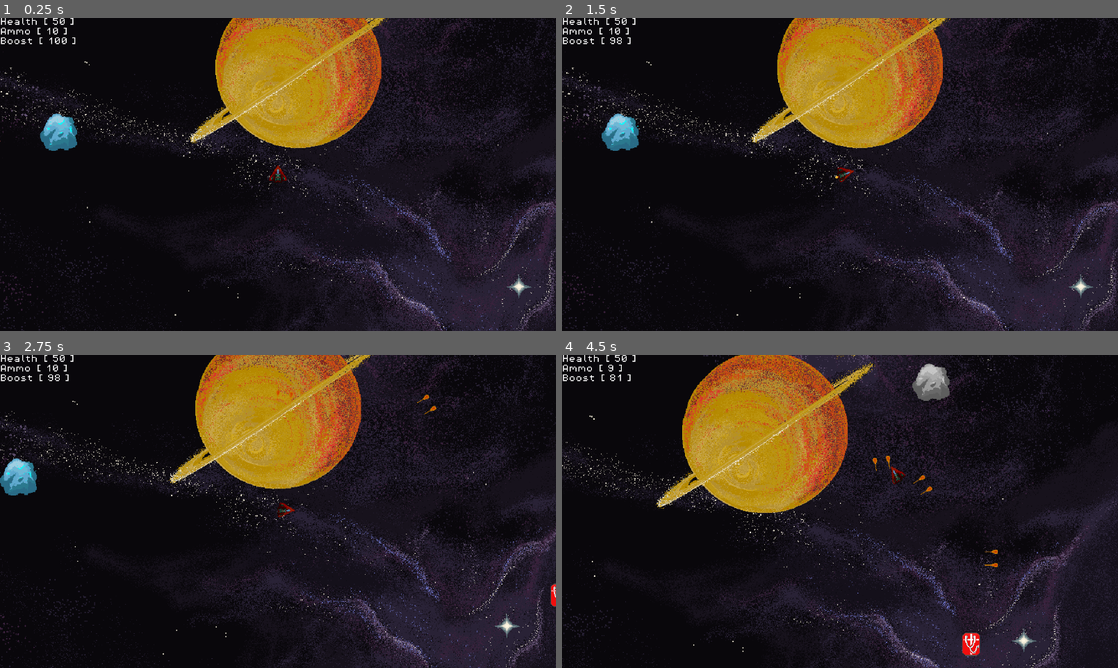
Above: before the commit, frames 1-4 (two rows, left to right).
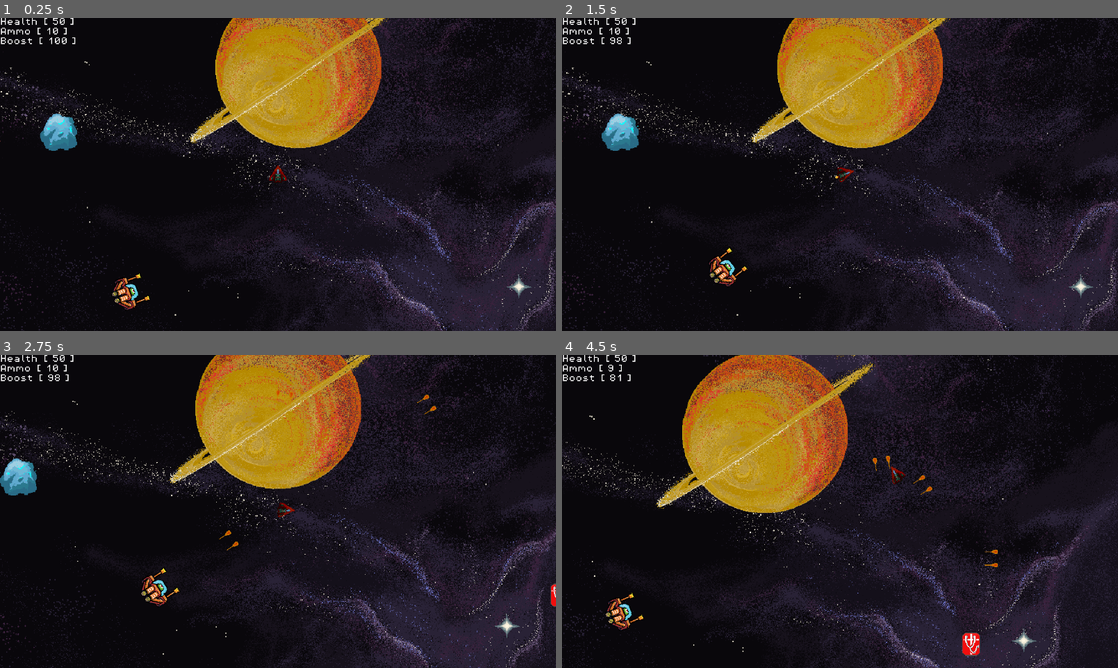
Above: after the commit, the same moments.

Repository: rylanharwood2/Adrift
Game: Godot game, scene res://scenes/game.tscn
The game is run twice, just before and just after one commit, with the same random seed, the same clock (stepped at 60 frames per second) and the same inputs.
Inputs:
- Up to frame 1 (0.25 s): no input
- Up to frame 2 (1.5 s): hold D (move_right) 0.53-1.28 s; tap Space (shoot) at 0.6 s; hold Left (move_left) from 1.28 s (still down); tap Alt (boost) at 1.35 s
- Up to frame 3 (2.75 s): tap Space (shoot) at 1.55, 2.1 s; release Left (move_left) at 2.03 s; hold D (move_right) from 2.03 s (still down)
- Up to frame 4 (4.5 s): release D (move_right) at 2.78 s; hold W (move_up) 2.78-3.53 s; tap Space (shoot) at 2.85, 3.8, 4.35 s; hold Alt (boost) 3.53-4.28 s; hold Left (move_left) from 3.53 s (still down)

The runs differ from the first frame. In frame 1, 0.3% of the frame differs, in the area x 20-27%, y 81-94%; in frame 2, 0.3%; in frame 3, 0.3%; in frame 4, 0.9%, in the area x 7-70%, y 2-88%.
Error before the commit: Invalid type in function 'connect' in base 'CharacterBody2D (player.gd)'. Cannot convert argument 2 from Nil to Callable. (res://scenes/health_pack.gd:22)

Commit message:
ice powers tutorial + added capo enemy
capo enemy shoots player bullets and as a result shoots teammates and not the player, pls fix future me

Diff:
--- a/icon.svg
+++ /dev/null
@@ -1 +0,0 @@
-<svg xmlns="http://www.w3.org/2000/svg" width="128" height="128"><rect width="124" height="124" x="2" y="2" fill="#363d52" stroke="#212532" stroke-width="4" rx="14"/><g fill="#fff" transform="translate(12.322 12.322)scale(.101)"><path d="M105 673v33q407 354 814 0v-33z"/><path fill="#478cbf" d="m105 673 152 14q12 1 15 14l4 67 132 10 8-61q2-11 15-15h162q13 4 15 15l8 61 132-10 4-67q3-13 15-14l152-14V427q30-39 56-81-35-59-83-108-43 20-82 47-40-37-88-64 7-51 8-102-59-28-123-42-26 43-46 89-49-7-98 0-20-46-46-89-64 14-123 42 1 51 8 102-48 27-88 64-39-27-82-47-48 49-83 108 26 42 56 81zm0 33v39c0 276 813 276 814 0v-39l-134 12-5 69q-2 10-14 13l-162 11q-12 0-16-11l-10-65H446l-10 65q-4 11-16 11l-162-11q-12-3-14-13l-5-69z"/><path d="M483 600c0 34 58 34 58 0v-86c0-34-58-34-58 0z"/><circle cx="725" cy="526" r="90"/><circle cx="299" cy="526" r="90"/></g><g fill="#414042" transform="translate(12.322 12.322)scale(.101)"><circle cx="307" cy="532" r="60"/><circle cx="717" cy="532" r="60"/></g></svg>
--- a/project.godot
+++ b/project.godot
@@ -13,7 +13,6 @@
 config/name="spaceShooterPewPew"
 run/main_scene="res://scenes/game.tscn"
 config/features=PackedStringArray("4.3", "Forward Plus")
-config/icon="res://icon.svg"
 
 [display]
 
--- /dev/null
+++ b/scenes/capo_enemy.tscn
@@ -0,0 +1,248 @@
+[gd_scene load_steps=34 format=3 uid="uid://cyoarbaw7rvhv"]
+
+[ext_resource type="Script" path="res://scripts/capo_enemy.gd" id="1_m2rrh"]
+[ext_resource type="Texture2D" uid="uid://j3s1w45fkn67" path="res://assets/sprites/enemies/CapoShootingAnimation-8.3fps.png" id="1_yue7r"]
+[ext_resource type="Shader" path="res://scripts/flash.gdshader" id="2_hwjdu"]
+
+[sub_resource type="ShaderMaterial" id="ShaderMaterial_i3d7n"]
+shader = ExtResource("2_hwjdu")
+shader_parameter/flash_color = Color(1, 1, 1, 1)
+shader_parameter/flash_modifier = 0.0
+
+[sub_resource type="AtlasTexture" id="AtlasTexture_hy6s4"]
+atlas = ExtResource("1_yue7r")
+region = Rect2(0, 0, 57, 59)
+
+[sub_resource type="AtlasTexture" id="AtlasTexture_72v6r"]
+atlas = ExtResource("1_yue7r")
+region = Rect2(0, 0, 57, 59)
+
+[sub_resource type="AtlasTexture" id="AtlasTexture_iftrw"]
+atlas = ExtResource("1_yue7r")
+region = Rect2(57, 0, 57, 59)
+
+[sub_resource type="AtlasTexture" id="AtlasTexture_l6s6l"]
+atlas = ExtResource("1_yue7r")
+region = Rect2(114, 0, 57, 59)
+
+[sub_resource type="AtlasTexture" id="AtlasTexture_oeprt"]
+atlas = ExtResource("1_yue7r")
+region = Rect2(171, 0, 57, 59)
+
+[sub_resource type="AtlasTexture" id="AtlasTexture_rlpj8"]
+atlas = ExtResource("1_yue7r")
+region = Rect2(228, 0, 57, 59)
+
+[sub_resource type="AtlasTexture" id="AtlasTexture_r1s1j"]
+atlas = ExtResource("1_yue7r")
+region = Rect2(285, 0, 57, 59)
+
+[sub_resource type="AtlasTexture" id="AtlasTexture_74j4g"]
+atlas = ExtResource("1_yue7r")
+region = Rect2(342, 0, 57, 59)
+
+[sub_resource type="AtlasTexture" id="AtlasTexture_on8k8"]
+atlas = ExtResource("1_yue7r")
+region = Rect2(399, 0, 57, 59)
+
+[sub_resource type="AtlasTexture" id="AtlasTexture_u2oy1"]
+atlas = ExtResource("1_yue7r")
+region = Rect2(456, 0, 57, 59)
+
+[sub_resource type="AtlasTexture" id="AtlasTexture_j7wf2"]
+atlas = ExtResource("1_yue7r")
+region = Rect2(513, 0, 57, 59)
+
+[sub_resource type="AtlasTexture" id="AtlasTexture_yw2yl"]
+atlas = ExtResource("1_yue7r")
+region = Rect2(570, 0, 57, 59)
+
+[sub_resource type="AtlasTexture" id="AtlasTexture_jyuk2"]
+atlas = ExtResource("1_yue7r")
+region = Rect2(627, 0, 57, 59)
+
+[sub_resource type="AtlasTexture" id="AtlasTexture_npvs0"]
+atlas = ExtResource("1_yue7r")
+region = Rect2(684, 0, 57, 59)
+
+[sub_resource type="AtlasTexture" id="AtlasTexture_w0jn5"]
+atlas = ExtResource("1_yue7r")
+region = Rect2(741, 0, 57, 59)
+
+[sub_resource type="AtlasTexture" id="AtlasTexture_7wbto"]
+atlas = ExtResource("1_yue7r")
+region = Rect2(798, 0, 57, 59)
+
+[sub_resource type="AtlasTexture" id="AtlasTexture_xavcd"]
+atlas = ExtResource("1_yue7r")
+region = Rect2(855, 0, 57, 59)
+
+[sub_resource type="AtlasTexture" id="AtlasTexture_sj28c"]
+atlas = ExtResource("1_yue7r")
+region = Rect2(912, 0, 57, 59)
+
+[sub_resource type="AtlasTexture" id="AtlasTexture_cymfd"]
+atlas = ExtResource("1_yue7r")
+region = Rect2(969, 0, 57, 59)
+
+[sub_resource type="AtlasTexture" id="AtlasTexture_6w25w"]
+atlas = ExtResource("1_yue7r")
+region = Rect2(1026, 0, 57, 59)
+
+[sub_resource type="AtlasTexture" id="AtlasTexture_wcj32"]
+atlas = ExtResource("1_yue7r")
+region = Rect2(1083, 0, 57, 59)
+
+[sub_resource type="AtlasTexture" id="AtlasTexture_yd4xi"]
+atlas = ExtResource("1_yue7r")
+region = Rect2(1140, 0, 57, 59)
+
+[sub_resource type="AtlasTexture" id="AtlasTexture_du4g3"]
+atlas = ExtResource("1_yue7r")
+region = Rect2(1197, 0, 57, 59)
+
+[sub_resource type="AtlasTexture" id="AtlasTexture_0y0nt"]
+atlas = ExtResource("1_yue7r")
+region = Rect2(1254, 0, 57, 59)
+
+[sub_resource type="AtlasTexture" id="AtlasTexture_olkiw"]
+atlas = ExtResource("1_yue7r")
+region = Rect2(1311, 0, 57, 59)
+
+[sub_resource type="AtlasTexture" id="AtlasTexture_nj621"]
+atlas = ExtResource("1_yue7r")
+region = Rect2(1368, 0, 57, 59)
+
+[sub_resource type="SpriteFrames" id="SpriteFrames_w8g1f"]
+animations = [{
+"frames": [{
+"duration": 1.0,
+"texture": SubResource("AtlasTexture_hy6s4")
+}],
+"loop": true,
+"name": &"default",
+"speed": 5.0
+}, {
+"frames": [{
+"duration": 1.0,
+"texture": SubResource("AtlasTexture_72v6r")
+}, {
+"duration": 1.0,
+"texture": SubResource("AtlasTexture_iftrw")
+}, {
+"duration": 1.0,
+"texture": SubResource("AtlasTexture_l6s6l")
+}, {
+"duration": 1.0,
+"texture": SubResource("AtlasTexture_oeprt")
+}, {
+"duration": 1.0,
+"texture": SubResource("AtlasTexture_rlpj8")
+}, {
+"duration": 1.0,
+"texture": SubResource("AtlasTexture_r1s1j")
+}, {
+"duration": 1.0,
+"texture": SubResource("AtlasTexture_74j4g")
+}, {
+"duration": 1.0,
+"texture": SubResource("AtlasTexture_on8k8")
+}, {
+"duration": 1.0,
+"texture": SubResource("AtlasTexture_u2oy1")
+}, {
+"duration": 1.0,
+"texture": SubResource("AtlasTexture_j7wf2")
+}, {
+"duration": 1.0,
+"texture": SubResource("AtlasTexture_yw2yl")
+}, {
+"duration": 1.0,
+"texture": SubResource("AtlasTexture_jyuk2")
+}, {
+"duration": 1.0,
+"texture": SubResource("AtlasTexture_npvs0")
+}, {
+"duration": 1.0,
+"texture": SubResource("AtlasTexture_w0jn5")
+}, {
+"duration": 1.0,
+"texture": SubResource("AtlasTexture_7wbto")
+}, {
+"duration": 1.0,
+"texture": SubResource("AtlasTexture_xavcd")
+}, {
+"duration": 1.0,
+"texture": SubResource("AtlasTexture_sj28c")
+}, {
+"duration": 1.0,
+"texture": SubResource("AtlasTexture_cymfd")
+}, {
+"duration": 1.0,
+"texture": SubResource("AtlasTexture_6w25w")
+}, {
+"duration": 1.0,
+"texture": SubResource("AtlasTexture_wcj32")
+}, {
+"duration": 1.0,
+"texture": SubResource("AtlasTexture_yd4xi")
+}, {
+"duration": 1.0,
+"texture": SubResource("AtlasTexture_du4g3")
+}, {
+"duration": 1.0,
+"texture": SubResource("AtlasTexture_0y0nt")
+}, {
+"duration": 1.0,
+"texture": SubResource("AtlasTexture_olkiw")
+}, {
+"duration": 1.0,
+"texture": SubResource("AtlasTexture_nj621")
+}],
+"loop": false,
+"name": &"shoot",
+"speed": 10.0
+}]
+
+[sub_resource type="CircleShape2D" id="CircleShape2D_rx17m"]
+
+[sub_resource type="CircleShape2D" id="CircleShape2D_4y3sd"]
+
+[node name="capo_enemy" type="CharacterBody2D" groups=["enemies"]]
+script = ExtResource("1_m2rrh")
+
+[node name="AnimatedSprite2D" type="AnimatedSprite2D" parent="."]
+material = SubResource("ShaderMaterial_i3d7n")
+rotation = 1.5708
+sprite_frames = SubResource("SpriteFrames_w8g1f")
+animation = &"shoot"
+autoplay = "default"
+
+[node name="hitbox" type="CollisionShape2D" parent="."]
+position = Vector2(-6, -6.55651e-07)
+rotation = 1.5708
+scale = Vector2(2.55206, 2.11413)
+shape = SubResource("CircleShape2D_rx17m")
+
+[node name="muzzle" type="Marker2D" parent="."]
+position = Vector2(31, 0)
+rotation = 1.5708
+gizmo_extents = 0.0
+
+[node name="flash_timer" type="Timer" parent="."]
+wait_time = 0.2
+one_shot = true
+
+[node name="reload_speed" type="Timer" parent="."]
+wait_time = 2.5
+one_shot = true
+autostart = true
+
+[node name="shootable_area" type="Area2D" parent="."]
+
+[node name="CollisionShape2D" type="CollisionShape2D" parent="shootable_area"]
+visible = false
+scale = Vector2(-60, -60)
+shape = SubResource("CircleShape2D_4y3sd")
+
+[connection signal="timeout" from="flash_timer" to="." method="_on_flash_timer_timeout"]
--- a/scenes/frozen_asteroid.tscn
+++ b/scenes/frozen_asteroid.tscn
@@ -1,8 +1,8 @@
 [gd_scene load_steps=11 format=3 uid="uid://d1y4vwf7h4jbg"]
 
 [ext_resource type="Script" path="res://scripts/frozen_asteroid.gd" id="1_t45jo"]
-[ext_resource type="Texture2D" uid="uid://dapujo60xltqt" path="res://assets/sprites/AsteroidFrozen.png" id="2_xkxg0"]
-[ext_resource type="Texture2D" uid="uid://ddmo5ejpkiy7c" path="res://assets/sprites/AsteroidFrozenExplode.png" id="3_v7fev"]
+[ext_resource type="Texture2D" uid="uid://dapujo60xltqt" path="res://assets/sprites/environment/AsteroidFrozen.png" id="2_xkxg0"]
+[ext_resource type="Texture2D" uid="uid://ddmo5ejpkiy7c" path="res://assets/sprites/environment/AsteroidFrozenExplode.png" id="3_v7fev"]
 
 [sub_resource type="AtlasTexture" id="AtlasTexture_lxclc"]
 atlas = ExtResource("3_v7fev")
--- a/scenes/game.tscn
+++ b/scenes/game.tscn
@@ -4,7 +4,6 @@
 [ext_resource type="Script" path="res://scripts/game.gd" id="1_p1si3"]
 [ext_resource type="Texture2D" uid="uid://cu2f12nna4e61" path="res://assets/sprites/environment/stary_sky.png" id="3_vb2cv"]
 [ext_resource type="Texture2D" uid="uid://iofww4h8ovh8" path="res://assets/sprites/environment/planets.png" id="4_x4fr3"]
-[ext_resource type="PackedScene" uid="uid://bg8jy2q0w2r0q" path="res://scenes/big_bad_dude.tscn" id="6_px1t3"]
 [ext_resource type="PackedScene" uid="uid://nsua5t72inru" path="res://scenes/camera.tscn" id="6_uo2vg"]
 [ext_resource type="Texture2D" uid="uid://c7h87itjqjsrq" path="res://assets/sprites/enemies/testboss1.png" id="7_1i7vf"]
 [ext_resource type="PackedScene" uid="uid://baf7exhdloebg" path="res://scenes/health_overlay_ui.tscn" id="7_sxbnq"]
@@ -13,6 +12,7 @@
 [ext_resource type="PackedScene" uid="uid://d1y4vwf7h4jbg" path="res://scenes/frozen_asteroid.tscn" id="10_3u7ti"]
 [ext_resource type="AudioStream" uid="uid://c003c4cxqh6jg" path="res://assets/sfx/The Son of Flynn (From ＂TRON： Legacy＂⧸Score).wav" id="11_tctk4"]
 [ext_resource type="PackedScene" uid="uid://dffvmpbamr3rg" path="res://scenes/health_pack.tscn" id="13_a6ypd"]
+[ext_resource type="PackedScene" uid="uid://cyoarbaw7rvhv" path="res://scenes/capo_enemy.tscn" id="14_l336a"]
 
 [sub_resource type="Curve2D" id="Curve2D_e5dhq"]
 _data = {
@@ -114,11 +114,6 @@
 
 [node name="physics_bodies" type="Node" parent="."]
 
-[node name="BigBad" parent="physics_bodies" instance=ExtResource("6_px1t3")]
-visible = false
-position = Vector2(-261, -43)
-scale = Vector2(4, 4)
-
 [node name="Testboss1" type="Sprite2D" parent="physics_bodies"]
 visible = false
 position = Vector2(619, -97)
@@ -146,6 +141,9 @@
 [node name="gray_asteroid" parent="." instance=ExtResource("9_bkh4i")]
 position = Vector2(486, -321)
 
+[node name="capo_enemy" parent="." instance=ExtResource("14_l336a")]
+position = Vector2(-271, 206)
+
 [connection signal="start_game" from="HUD" to="." method="new_game"]
 [connection signal="timeout" from="enemy_spawn_points/spawn_timer" to="." method="_on_timer_timeout"]
 [connection signal="timeout" from="enemy_spawn_points/start_timer" to="." method="_on_start_timer_timeout"]
--- a/scenes/gray_asteroid.tscn
+++ b/scenes/gray_asteroid.tscn
@@ -1,6 +1,6 @@
 [gd_scene load_steps=12 format=3 uid="uid://cepyg8irkh4ah"]
 
-[ext_resource type="Script" path="res://gray_asteroid.gd" id="1_iwwse"]
+[ext_resource type="Script" path="res://scripts/gray_asteroid.gd" id="1_iwwse"]
 [ext_resource type="Texture2D" uid="uid://caqt7stblywj8" path="res://assets/sprites/environment/asteroid_gray.png" id="1_yj03a"]
 [ext_resource type="Texture2D" uid="uid://bnajwj7sfx5gi" path="res://assets/sprites/environment/Asteroid Explosionsplosion.png" id="2_a5n67"]
 
@@ -46,7 +46,7 @@
 "duration": 1.0,
 "texture": SubResource("AtlasTexture_cll4m")
 }],
-"loop": true,
+"loop": false,
 "name": &"death",
 "speed": 5.0
 }, {
@@ -69,10 +69,11 @@
 sprite_frames = SubResource("SpriteFrames_df8qa")
 animation = &"death"
 autoplay = "default"
+frame = 4
+frame_progress = 1.0
 speed_scale = 1.11
 
 [node name="CollisionShape2D" type="CollisionShape2D" parent="."]
-position = Vector2(-872, 414)
 shape = SubResource("CircleShape2D_0mk8i")
 
 [connection signal="animation_finished" from="AnimatedSprite2D" to="." method="_on_animated_sprite_2d_animation_finished"]
--- a/scenes/health_pack.gd
+++ b/scenes/health_pack.gd
@@ -19,4 +19,5 @@
 		player.health += 5
 
 func player_detection():
-	%Player.connect("healthpack_captured", add_health(), 0)#"pressed", self, "_start_game")
+	pass
+	#player.connect("healthpack_captured", self, "add_health")#"pressed", self, "_start_game")
--- /dev/null
+++ b/scenes/ice_powerup.tscn
@@ -0,0 +1,32 @@
+[gd_scene load_steps=6 format=3 uid="uid://beo4c8ybts6ae"]
+
+[ext_resource type="Texture2D" uid="uid://c7h87itjqjsrq" path="res://assets/sprites/enemies/testboss1.png" id="1_xsvtj"]
+[ext_resource type="Script" path="res://scripts/ice_powerup.gd" id="2_vtlgl"]
+
+[sub_resource type="AtlasTexture" id="AtlasTexture_k5fyn"]
+atlas = ExtResource("1_xsvtj")
+region = Rect2(0, 0, 179, 157)
+
+[sub_resource type="SpriteFrames" id="SpriteFrames_kj8if"]
+animations = [{
+"frames": [{
+"duration": 1.0,
+"texture": SubResource("AtlasTexture_k5fyn")
+}],
+"loop": true,
+"name": &"default",
+"speed": 5.0
+}]
+
+[sub_resource type="CircleShape2D" id="CircleShape2D_cu6o0"]
+
+[node name="ice_powerup" type="AnimatedSprite2D"]
+sprite_frames = SubResource("SpriteFrames_kj8if")
+script = ExtResource("2_vtlgl")
+
+[node name="Area2D" type="Area2D" parent="."]
+
+[node name="CollisionShape2D" type="CollisionShape2D" parent="Area2D"]
+shape = SubResource("CircleShape2D_cu6o0")
+
+[connection signal="body_entered" from="Area2D" to="." method="_on_area_2d_body_entered"]
--- a/scenes/suicune_enemy.tscn
+++ b/scenes/suicune_enemy.tscn
@@ -1,6 +1,6 @@
 [gd_scene load_steps=43 format=3 uid="uid://3kj1b73888bu"]
 
-[ext_resource type="Script" path="res://scripts/enemy.gd" id="1_m5566"]
+[ext_resource type="Script" path="res://scripts/suicune_enemy.gd" id="1_m5566"]
 [ext_resource type="Shader" path="res://scripts/flash.gdshader" id="1_rt8es"]
 [ext_resource type="Texture2D" uid="uid://bh8hhwqlbf5ea" path="res://assets/sprites/enemies/Green Pleb - Mele.png" id="2_pb25y"]
 [ext_resource type="Texture2D" uid="uid://b8wn2cjdpb7jo" path="res://assets/sprites/enemies/Green Pleb - Death.png" id="3_4d1rw"]
@@ -338,9 +338,6 @@
 wait_time = 0.2
 one_shot = true
 
-[node name="ShootSpeed" type="Timer" parent="."]
-autostart = true
-
 [node name="AnimationPlayer" type="AnimationPlayer" parent="."]
 libraries = {
 "": SubResource("AnimationLibrary_8ffwc")
@@ -372,5 +369,4 @@
 [connection signal="ready" from="." to="." method="_on_ready"]
 [connection signal="animation_finished" from="AnimatedSprite2D" to="." method="_on_animated_sprite_2d_animation_finished"]
 [connection signal="timeout" from="flash_timer" to="." method="_on_flash_timer_timeout"]
-[connection signal="timeout" from="ShootSpeed" to="." method="_on_timer_timeout"]
 [connection signal="body_entered" from="Area2D" to="." method="_on_area_2d_body_entered"]
--- a/scripts/bullet.gd
+++ b/scripts/bullet.gd
@@ -1,13 +1,13 @@
 extends AnimatedSprite2D
 
-const SPEED = 300
+var speed = 300
 
 @onready var bullet: AnimatedSprite2D = $"."
 @onready var player: CharacterBody2D = %Player
 
 
 func _physics_process(delta):
-	position -= transform.y * SPEED * delta
+	position -= transform.y * speed * delta
 
 func _on_area_2d_body_entered(body: Node2D) -> void:
 	if body.is_in_group("enemies"):
@@ -20,7 +20,6 @@
 	if body.is_in_group("asteroid"):
 		body.play_death()
 
-
 	if !body.is_in_group("player"):
 		queue_free()
 
--- /dev/null
+++ b/scripts/capo_enemy.gd
@@ -0,0 +1,72 @@
+extends CharacterBody2D
+
+@onready var target = get_tree().current_scene.get_node("Player")
+var scene = preload("res://scenes/bullet.tscn")
+
+var rand = RandomNumberGenerator.new()
+
+var  SPEED = randf_range(2500.0, 3500.0)
+const TURN_SPEED = 3.0 # max turn speed (idk units)
+var health: int = 5
+
+var dead: bool = false
+
+var targgg = Vector2(0,0)
+var target_angle = Vector2(0,0)
+
+
+func _ready() -> void:
+	flash()
+
+
+func _process(delta: float) -> void:
+	var direction = Vector2(cos(rotation), sin(rotation))
+	var distance_to_player = (0)
+	if !dead:
+		targgg = target.position
+		distance_to_player = self.position.distance_to(targgg)
+		target_angle = (targgg - position).angle()
+
+		# limit rotation speed
+		rotation = lerp_angle(rotation, target_angle, TURN_SPEED * delta)
+
+		# move in dir the enemy is facing
+		velocity = direction * SPEED * delta
+
+	if (!dead and $reload_speed.is_stopped()):
+		shoot("")
+
+	if dead:
+		velocity = Vector2(0,0)
+		set_collision_layer_value(1, false)
+		set_collision_mask_value(1, false)
+		queue_free()
+
+	if distance_to_player > 250:
+		move_and_slide()
+	else:
+		velocity = -velocity
+		move_and_slide()
+
+
+
+func shoot(_bullet_typey):
+	var bullet = scene.instantiate()
+	bullet.speed *= 2
+	owner.add_child(bullet)
+	bullet.transform = $muzzle.global_transform
+	$reload_speed.start()
+
+func flash():
+	$AnimatedSprite2D.material.set_shader_parameter("flash_modifier", 0.8)
+	$flash_timer.start()
+
+func play_death():
+	dead = true
+	if dead:
+		queue_free()
+		#$AnimatedSprite2D.play("death")
+
+
+func _on_flash_timer_timeout() -> void:
+	$AnimatedSprite2D.material.set_shader_parameter("flash_modifier", 0)
--- a/scripts/frozen_asteroid.gd
+++ b/scripts/frozen_asteroid.gd
@@ -16,4 +16,12 @@
 
 func _on_animated_sprite_2d_animation_finished() -> void:
 	if $AnimatedSprite2D.animation == "death":
+		# TODO ok aidan lets do this, im literally making this up as I go so pls bear with and shoot me any questions
+		# you are likely going to need to look in the godot docs / forums for help
+		# firstly spawn in a ice powerup, you will prolly need the asteroid position, you can prolly use position as seen below
+		# you can prolly look at the wave spawner making enemies in TODO to see how I spawn instances of scenes
+		print(position)
+		# check the ice powerup scene I made and then spawn an instance of that scene on the location of the dead asteroid
+		# finally delete this asteroid with
 		queue_free()
+		# you will need that command again to get rid of the powerup when the player flies over it
--- a/scripts/game.gd
+++ b/scripts/game.gd
@@ -1,6 +1,7 @@
 extends Node2D
 
 var rand = RandomNumberGenerator.new()
+# TODO aidan this variable is important, load the powerup at the top of the file so it will be ready when you need it
 var enemy_scene = load("res://scenes/suicune_enemy.tscn")
 
 var current_player_health : int = -1
@@ -24,13 +25,16 @@
 		enemy.position = possible_locations[rand.randf_range(0,3)].position
 		add_child(enemy)
 
+
 func _on_start_timer_timeout() -> void:
 	for i in range(0,25):
 		$enemy_spawn_points/spawn_timer.start()
 		await get_tree().create_timer(2).timeout
 
+
 func _on_timer_timeout() -> void:
-
+	# TODO aidan this section creates an enemy then picks a spawn location then adds them to the overall scene
+	# youre gonna use some of this idea
 	var enemy = enemy_scene.instantiate()
 	rand.randomize()
 	var mob_spawn_location = $enemy_spawn_points/suicune_spawn_path/spawn_location
@@ -40,11 +44,11 @@
 	add_child(enemy)
 
 
-
 # Called when the node enters the scene tree for the first time.
 func _ready() -> void:
 	new_game()
 	#wave_spawner()
+
 
 # Called every frame. 'delta' is the elapsed time since the previous frame.
 func _process(_delta: float) -> void:
--- a/gray_asteroid.gd
+++ b/scripts/gray_asteroid.gd
@@ -12,6 +12,5 @@
 
 
 func _on_animated_sprite_2d_animation_finished() -> void:
-	print("ah shit")
 	if $AnimatedSprite2D.animation == "death":
 		queue_free()
--- /dev/null
+++ b/scripts/ice_powerup.gd
@@ -0,0 +1,20 @@
+extends AnimatedSprite2D
+
+# TODO aidan you should edit the sprite and the size of the collision shape to match
+
+
+# Called when the node enters the scene tree for the first time.
+func _ready() -> void:
+	pass # Replace with function body.
+
+
+# Called every frame. 'delta' is the elapsed time since the previous frame.
+func _process(delta: float) -> void:
+	pass
+
+
+
+# I added an area2d as a hitbox for player detection
+func _on_area_2d_body_entered(body: Node2D) -> void:
+	# this function is called when a body enters
+	print("moan")
--- a/scripts/main_menu_ui.gd
+++ b/scripts/main_menu_ui.gd
@@ -9,7 +9,8 @@
 
 # Called every frame. 'delta' is the elapsed time since the previous frame.
 func _process(delta: float) -> void:
-	$big_bad_dude.bam.connect(display_menu)
+	pass
+	#$big_bad_dude.bam.connect(display_menu)
 	#player.dead.connect("display_menu") #
 
 	#$big_bad_dude.bam.disconnect(display_menu)
--- a/scripts/enemy.gd
+++ b/scripts/suicune_enemy.gd
@@ -18,11 +18,6 @@
 	pass
 	#if %Player.is_colliding():
 	#	$AnimatedSprite2D.pause()
-
-func shoot(_bullet_typey):
-	var bullet = scene.instantiate()
-	owner.add_child(bullet)
-	bullet.transform = $Muzzle.global_transform
 
 func flash():
 	$AnimatedSprite2D.material.set_shader_parameter("flash_modifier", 0.8)
Binary file added: assets/sprites/enemies/CapoShootingAnimation-8.3fps.png
Not shown, changed: assets/sprites/enemies/CapoShootingAnimation-8.3fps.png.import
Renamed: assets/sprites/AsteroidFrozen.png -> assets/sprites/environment/AsteroidFrozen.png
Not shown, changed: assets/sprites/environment/AsteroidFrozen.png.import
Renamed: assets/sprites/AsteroidFrozenExplode.png -> assets/sprites/environment/AsteroidFrozenExplode.png
Not shown, changed: assets/sprites/environment/AsteroidFrozenExplode.png.import
